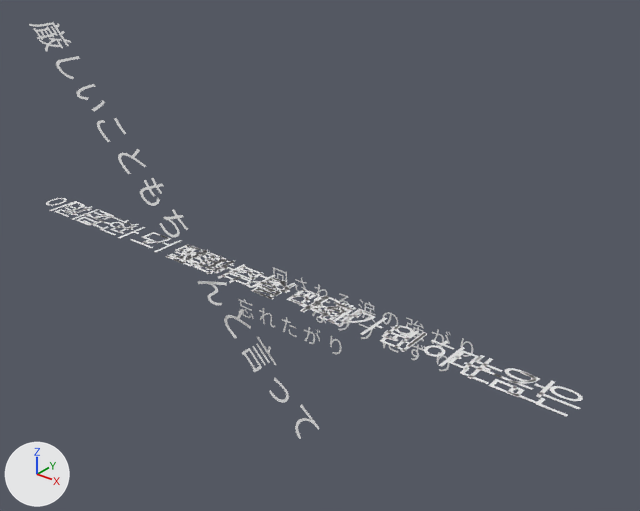
The Blender file love.blend: old version first, new version second.
The view is the same before and after, from a 50 mm camera at (18.2, -20.8, 17.8) aimed at (-0.6, 2.7, 3.2). Arrows for +X, +Y and +Z are at lower left; the lights stay in place. Text is drawn in Blender's own font. The same objects are shown in both versions, whatever each file hides.

Script lines for the objects in view, before the commit:
```python
ob_2kibishii = bpy.data.objects.new('2kibishii', txt_text_009)
ob_2kibishii.location = (-5.72, 0.0, 4.0)
ob_2kibishii.rotation_euler = (0.0, 0.785, 0.0)  # degrees (0, 45, 0)
ob_2kibishii.scale = (0.5, 0.5, 0.5)
ob_2wasure = bpy.data.objects.new('2wasure', txt_text_242)
ob_2wasure.location = (-1.64, 2.03, 0.0)
ob_2wasure.rotation_euler = (1.611, 0.0, 0.0)  # degrees (92, 0, 0)
ob_2wasure.scale = (0.325, 0.325, 0.325)
ob_3dalkomhan = bpy.data.objects.new('3dalkomhan', txt_text_266)
ob_3dalkomhan.location = (0.0, -1.49, 4.0)
ob_3dalkomhan.scale = (0.5, 0.5, 0.5)
ob_3na = bpy.data.objects.new('3na', txt_text_241)
ob_3na.location = (1.56, 3.55, 0.0)
ob_3na.rotation_euler = (1.571, 0.0, 0.0)  # degrees (90, 0, 0)
ob_3na.scale = (0.325, 0.325, 0.325)
ob_4mawase = bpy.data.objects.new('4mawase', txt_text_245)
ob_4mawase.location = (0.0, 4.97, 0.0)
ob_4mawase.rotation_euler = (1.592, 0.0, 0.0)  # degrees (91, 0, 0)
ob_4mawase.scale = (0.325, 0.325, 0.325)
ob_4oh = bpy.data.objects.new('4oh', txt_text_267)
ob_4oh.location = (0.0, -1.43, 4.0)
ob_4oh.scale = (0.5, 0.5, 0.5)
ob_5apadolado = bpy.data.objects.new('5apadolado', txt_text_268)
ob_5apadolado.location = (0.0, -1.52, 4.0)
ob_5apadolado.scale = (0.5, 0.5, 0.5)
ob_6malhaju = bpy.data.objects.new('6malhaju', txt_text_301)
ob_6malhaju.location = (0.0, -1.53, 4.0)
ob_6malhaju.scale = (0.5, 0.5, 0.5)
```
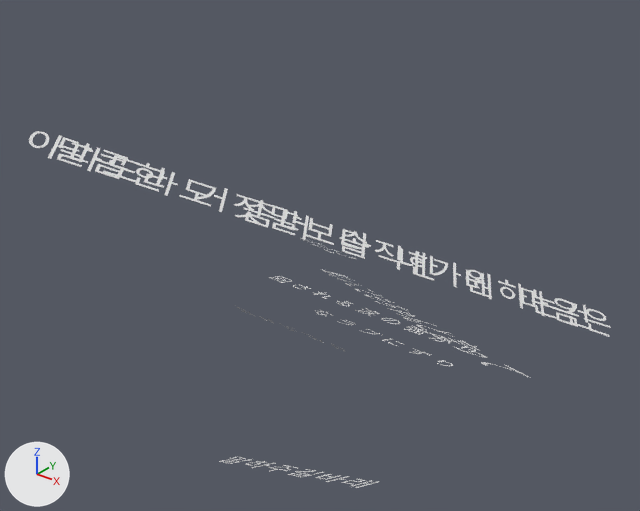
What changed in the scene script:
```text
Change ob_2kibishii:
    ob_2kibishii.location: (-5.72, 0.0, 4.0) -> (4.39, 0.0, 4.0)
    ob_2kibishii.rotation_euler: (0.0, 0.785, 0.0) -> (-0.349, -0.349, -0.698)  # degrees (0, 45, 0) -> degrees (-20, -20, -40)
Change ob_3dalkomhan:
    ob_3dalkomhan.location: (0.0, -1.49, 4.0) -> (0.0, 2.97, 4.0)
    ob_3dalkomhan.rotation_euler: (0.0, 0.0, 0.0) -> (0.349, 0.349, 0.698)  # degrees (0, 0, 0) -> degrees (20, 20, 40)
Change ob_4oh:
    ob_4oh.location: (0.0, -1.43, 4.0) -> (0.0, 2.08, 4.0)
    ob_4oh.rotation_euler: (0.0, 0.0, 0.0) -> (-0.349, -0.349, -0.698)  # degrees (0, 0, 0) -> degrees (-20, -20, -40)
Change ob_5apadolado:
    ob_5apadolado.location: (0.0, -1.52, 4.0) -> (0.0, 2.91, 4.0)
    ob_5apadolado.rotation_euler: (0.0, 0.0, 0.0) -> (0.349, 0.349, 0.698)  # degrees (0, 0, 0) -> degrees (20, 20, 40)
Change ob_6malhaju:
    ob_6malhaju.location: (0.0, -1.53, 4.0) -> (0.0, 0.1, -5.0)
    ob_6malhaju.rotation_euler: (0.0, 0.0, 0.0) -> (-0.349, -0.349, -0.0349)  # degrees (0, 0, 0) -> degrees (-20, -20, -2)
Change ob_2wasure:
    ob_2wasure.rotation_euler: (1.611, 0.0, 0.0) -> (-0.785, 0.0, 0.0349)  # degrees (92, 0, 0) -> degrees (-45, 0, 2)
Change ob_3na:
    ob_3na.location: (1.56, 3.55, 0.0) -> (1.56, 3.71, 0.0)
    ob_3na.rotation_euler: (1.571, 0.0, 0.0) -> (-0.343, 0.0, -0.0265)  # degrees (90, 0, 0) -> degrees (-20, 0, -1.5)
Change ob_4mawase:
    ob_4mawase.rotation_euler: (1.592, 0.0, 0.0) -> (-0.285, 0.0, 0.00545)  # degrees (91, 0, 0) -> degrees (-16, 0, 0.3)
```

Boxes (x1, y1, x2, y2) around the edits, measured in the pictures (640 x 511 px):
'5apadolado', moved, turned: before (46, 198, 583, 417); after (29, 131, 611, 337)
'3dalkomhan', moved, turned: before (54, 202, 555, 403); after (57, 137, 589, 329)
'2kibishii', moved, turned: before (29, 22, 320, 439); after (321, 269, 531, 378)
'6malhaju', moved, turned: before (165, 245, 365, 327); after (219, 457, 379, 488)
'4mawase', turned: before (273, 267, 473, 357); after (270, 276, 476, 352)
'4oh', moved, turned: before (186, 252, 340, 316); after (300, 238, 355, 259)
'3na', moved, turned: before (312, 306, 449, 371); after (316, 310, 453, 366)
'2wasure', turned: before (238, 299, 341, 354); after (238, 307, 345, 351)
